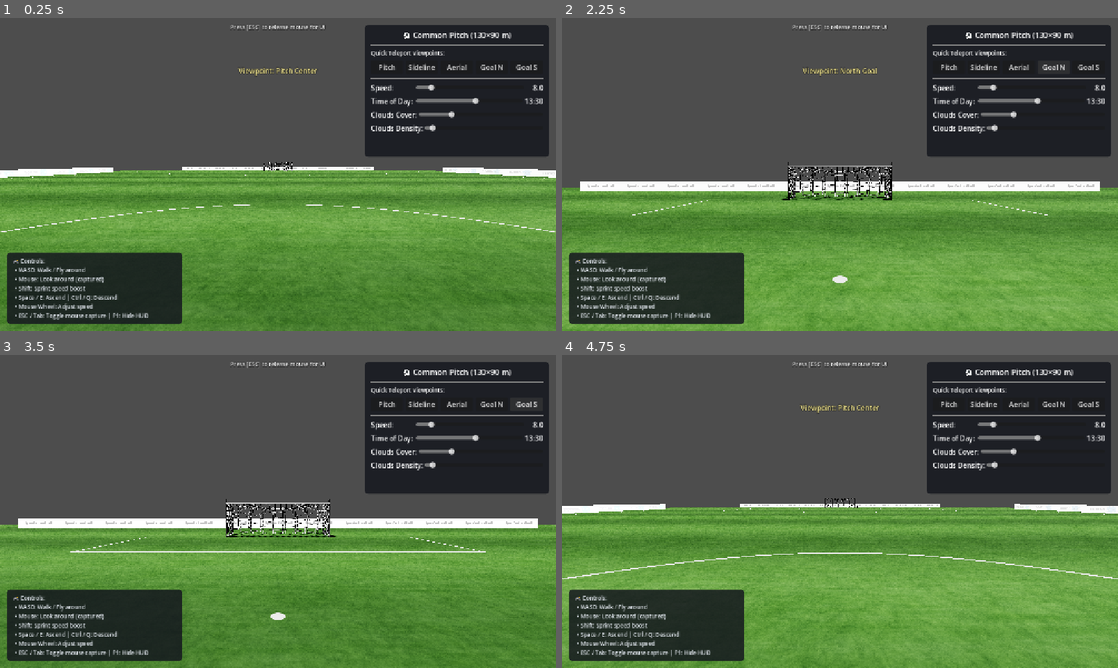
Above: before the commit, frames 1-4 (two rows, left to right).
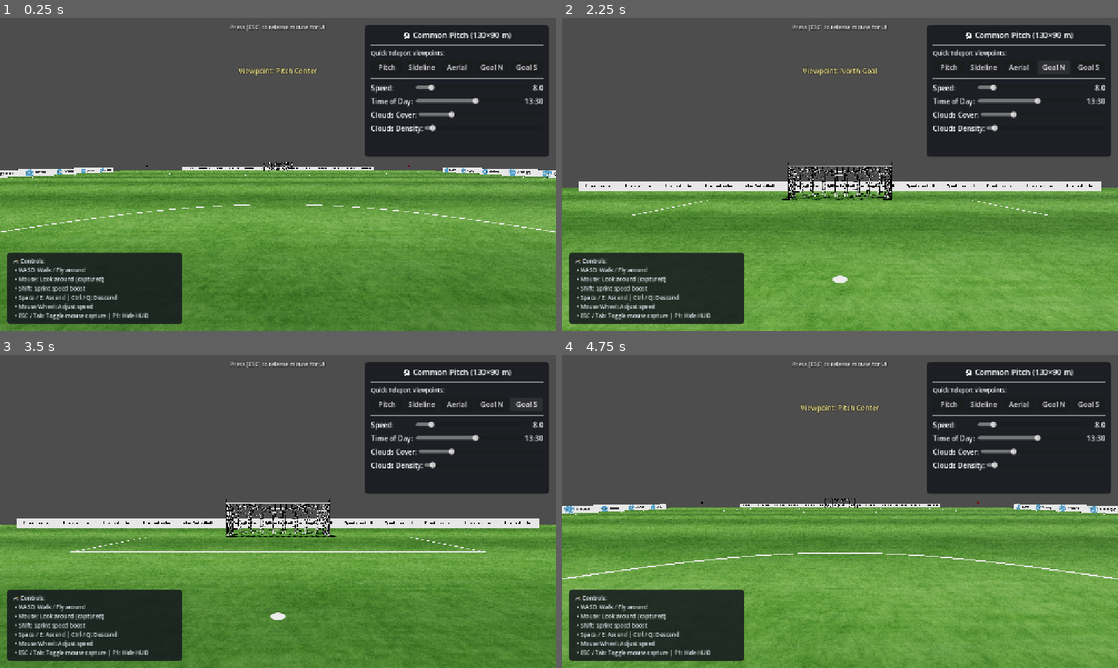
Above: after the commit, the same moments.

Repository: opengofootball/GoStadiumDemo
Game: Godot game, scene res://Main.tscn
The game is run twice, just before and just after one commit, with the same random seed, the same clock (stepped at 60 frames per second) and the same inputs.
Inputs (mouse positions are in pixels of both pictures, inside the frame that each line leads up to):
- Up to frame 1 (0.25 s): no input
- Up to frame 2 (2.25 s): click "Sideline" at 0.5 s; click "Aerial" at 1.25 s; click "Goal N" at 2 s
- Up to frame 3 (3.5 s): click "Goal S" at 2.75 s
- Up to frame 4 (4.75 s): tap Enter at 3.5 s; move the mouse to (867, 511) at 3.52 s; hold Shift (sprint) 3.53-4.28 s; hold W (move_forward) from 3.53 s (still down); click (867, 511) at 3.67 s; move the mouse to (812, 511) at 4.27 s; tap 1 (view_pitch) at 4.35 s

The runs differ from the first frame. In frame 1, 0.3% of the frame differs, in the area x 0-100%, y 47-52%; in frame 2, 0.3%; in frame 3, 0.3%, in the area x 3-97%, y 52-56%; in frame 4, 0.3%.

Commit message:
Fix ad banner washout and make boards double-sided with blackout core
- Banner materials now UNSHADED (true-color LED look): removes sun+emission
  overexposure that washed logos out to white at distance
- Each board is now a holder with Front (faces pitch), Back (faces stands,
  rotated 180 so text reads correctly from outside, not mirrored) and a dark
  BoxMesh Core between them that blocks light/image bleed and adds a real frame
- Front and Back get independent material instances, both driven by the same
  5s inverted rotation (touchlines 0/1, goal lines 1/0)
- Dynamic aspect-correct tiling still applied per face (22x touch, 13x goal)

Diff:
--- a/pitch/ad_banner_goal_material.tres
+++ b/pitch/ad_banner_goal_material.tres
@@ -5,10 +5,7 @@
 [resource]
 resource_name = "AdBannerGoal"
 cull_mode = 2
-roughness = 0.35
-emission_enabled = true
-emission = Color(0.7, 0.7, 0.7, 1)
-emission_texture = ExtResource("1_tex")
+shading_mode = 0
 albedo_texture = ExtResource("1_tex")
-uv1_scale = Vector3(4, 1, 1)
-texture_filter = 2
+emission_enabled = false
+texture_filter = 3
--- a/pitch/ad_banner_touchline_material.tres
+++ b/pitch/ad_banner_touchline_material.tres
@@ -5,10 +5,7 @@
 [resource]
 resource_name = "AdBannerTouchline"
 cull_mode = 2
-roughness = 0.35
-emission_enabled = true
-emission = Color(0.7, 0.7, 0.7, 1)
-emission_texture = ExtResource("1_tex")
+shading_mode = 0
 albedo_texture = ExtResource("1_tex")
-uv1_scale = Vector3(6, 1, 1)
-texture_filter = 2
+emission_enabled = false
+texture_filter = 3
--- a/pitch/common_pitch.gd
+++ b/pitch/common_pitch.gd
@@ -6,6 +6,8 @@
 ## This script rotates the LED ad panels like real broadcast hoardings: each board
 ## displays a static sponsor banner for ad_change_interval seconds, then flips to the
 ## next one. Touchline (W/E) and goal-line (N/S) boards run inverted against each other.
+## Each panel is double-sided (a Front face toward the pitch and a Back face toward the
+## stands, separated by a dark Core that blocks light bleed between the two sides).
 
 @export var enable_ad_boards: bool = true
 @export var ad_change_interval: float = 5.0
@@ -13,12 +15,12 @@
 ## banners from res://assets/ads/. Drag more PNGs into this array to extend the rotation.
 @export var ad_textures: Array[Texture2D] = []
 
-## Panels keep a constant horizontal tiling of sponsor logos across the board length.
-## The repeat count is computed dynamically from the banner's aspect ratio and the
-## board dimensions so banners are never stretched (see _set_banner).
+# Panels keep a constant horizontal tiling of sponsor logos across the board length.
+# The repeat count is computed dynamically from the banner's aspect ratio and the
+# board dimensions so banners are never stretched (see _set_banner).
 
-var _touch_panels: Array[MeshInstance3D] = []
-var _goal_panels: Array[MeshInstance3D] = []
+var _touch_panels: Array[Node3D] = []
+var _goal_panels: Array[Node3D] = []
 var _timer: float = 0.0
 var _phase: int = 0
 
@@ -33,16 +35,19 @@
 
 	if panels:
 		for b in panels.get_children():
-			var mi = b as MeshInstance3D
-			if mi == null or not (mi.material_override is StandardMaterial3D):
+			var holder = b as Node3D
+			if holder == null:
 				continue
-			# Duplicate so each panel owns its material and can show a different banner
-			var mat = mi.material_override.duplicate() as StandardMaterial3D
-			mi.material_override = mat
-			if mi.name.begins_with("AdPanel_Touch"):
-				_touch_panels.append(mi)
-			elif mi.name.begins_with("AdPanel_Goal"):
-				_goal_panels.append(mi)
+			# Give each face its own material instance so all four boards can be
+			# driven independently (front/back stay in sync within a board).
+			for face_name in ["Front", "Back"]:
+				var face = holder.get_node_or_null(face_name) as MeshInstance3D
+				if face and face.material_override is StandardMaterial3D:
+					face.material_override = (face.material_override as StandardMaterial3D).duplicate()
+			if holder.name.begins_with("AdPanel_Touch"):
+				_touch_panels.append(holder)
+			elif holder.name.begins_with("AdPanel_Goal"):
+				_goal_panels.append(holder)
 
 	_apply_phase()
 
@@ -60,35 +65,36 @@
 	# Touchlines start on banner 0, goal lines start on banner 1 (inverted rotation)
 	var touch_idx := _phase % n
 	var goal_idx := (_phase + 1) % n
-	for mi in _touch_panels:
-		_set_banner(mi, ad_textures[touch_idx])
-	for mi in _goal_panels:
-		_set_banner(mi, ad_textures[goal_idx])
+	for holder in _touch_panels:
+		_set_banner(holder, ad_textures[touch_idx])
+	for holder in _goal_panels:
+		_set_banner(holder, ad_textures[goal_idx])
 
-func _set_banner(mi: MeshInstance3D, tex: Texture2D) -> void:
-	var mat := mi.material_override as StandardMaterial3D
-	if mat == null or tex == null:
+func _set_banner(holder: Node3D, tex: Texture2D) -> void:
+	if tex == null:
 		return
-	mat.albedo_texture = tex
-	if mat.emission_enabled:
-		mat.emission_texture = tex
+	for face_name in ["Front", "Back"]:
+		var face := holder.get_node_or_null(face_name) as MeshInstance3D
+		if face == null:
+			continue
+		var mat := face.material_override as StandardMaterial3D
+		if mat == null:
+			continue
+		mat.albedo_texture = tex
 
-	# Compute the number of horizontal repeats so each banner keeps its native aspect
-	# ratio and is never stretched. The board's physical size is taken from its QuadMesh.
-	var board_size := Vector2.ZERO
-	if mi.mesh is QuadMesh:
-		board_size = (mi.mesh as QuadMesh).size
-
-	var board_len: float = board_size.x
-	var board_h: float = board_size.y
-	var tw: int = tex.get_width()
-	var th: int = tex.get_height()
-
-	if board_len > 0.0 and board_h > 0.0 and tw > 0 and th > 0:
-		# One banner block spans (board_h * aspect) metres wide to keep the texture square.
-		var banner_width_m := board_h * (float(tw) / float(th))
-		var repeats := int(round(board_len / banner_width_m))
-		mat.uv1_scale = Vector3(maxi(1, repeats), 1.0, 1.0)
+		# Compute horizontal repeats so each banner keeps its native aspect ratio
+		# and is never stretched. Board size comes from the face's QuadMesh.
+		var board_size := Vector2.ZERO
+		if face.mesh is QuadMesh:
+			board_size = (face.mesh as QuadMesh).size
+		var board_len: float = board_size.x
+		var board_h: float = board_size.y
+		var tw: int = tex.get_width()
+		var th: int = tex.get_height()
+		if board_len > 0.0 and board_h > 0.0 and tw > 0 and th > 0:
+			var banner_width_m := board_h * (float(tw) / float(th))
+			var repeats := int(round(board_len / banner_width_m))
+			mat.uv1_scale = Vector3(maxi(1, repeats), 1.0, 1.0)
 
 func _ensure_textures() -> void:
 	if ad_textures.size() > 0:
--- a/pitch/common_pitch.tscn
+++ b/pitch/common_pitch.tscn
@@ -20,6 +20,18 @@
 size = Vector2(56, 1.05)
 orientation = 2
 
+[sub_resource type="BoxMesh" id="BoxMesh_core_touch"]
+size = Vector3(93, 1.05, 0.14)
+
+[sub_resource type="BoxMesh" id="BoxMesh_core_goal"]
+size = Vector3(56, 1.05, 0.14)
+
+[sub_resource type="StandardMaterial3D" id="StandardMaterial3D_core"]
+resource_name = "AdPanelCore"
+albedo_color = Color(0.06, 0.06, 0.07, 1)
+roughness = 0.9
+metallic = 0.0
+
 [node name="CommonPitch" type="Node3D"]
 script = ExtResource("1_script")
 
@@ -36,40 +48,96 @@
 
 [node name="AdPanels" type="Node3D" parent="."]
 
-[node name="AdPanel_Touch_W" type="MeshInstance3D" parent="AdPanels"]
-transform = Transform3D(-4.37114e-08, 0, -1, 0, 1, 0, 1, 0, -4.37114e-08, -37.5, 0.525, 0)
+[node name="AdPanel_Touch_W" type="Node3D" parent="AdPanels"]
+transform = Transform3D(0, 0, 1, 0, 1, 0, -1, 0, 0, -37.5, 0.525, 0)
+
+[node name="Front" type="MeshInstance3D" parent="AdPanels/AdPanel_Touch_W"]
+transform = Transform3D(1, 0, 0, 0, 1, 0, 0, 0, 1, 0, 0, 0.071)
 mesh = SubResource("QuadMesh_touch")
 material_override = ExtResource("3_touch_mat")
 extra_cull_margin = 20.0
 
-[node name="AdPanel_Touch_E" type="MeshInstance3D" parent="AdPanels"]
-transform = Transform3D(-4.37114e-08, 0, 1, 0, 1, 0, -1, 0, -4.37114e-08, 37.5, 0.525, 0)
+[node name="Back" type="MeshInstance3D" parent="AdPanels/AdPanel_Touch_W"]
+transform = Transform3D(-1, 0, 8.74228e-08, 0, 1, 0, -8.74228e-08, 0, -1, 0, 0, -0.071)
 mesh = SubResource("QuadMesh_touch")
 material_override = ExtResource("3_touch_mat")
 extra_cull_margin = 20.0
 
-[node name="AdPanel_Goal_N" type="MeshInstance3D" parent="AdPanels"]
+[node name="Core" type="MeshInstance3D" parent="AdPanels/AdPanel_Touch_W"]
+mesh = SubResource("BoxMesh_core_touch")
+material_override = SubResource("StandardMaterial3D_core")
+extra_cull_margin = 20.0
+
+[node name="AdPanel_Touch_E" type="Node3D" parent="AdPanels"]
+transform = Transform3D(0, 0, -1, 0, 1, 0, 1, 0, 0, 37.5, 0.525, 0)
+
+[node name="Front" type="MeshInstance3D" parent="AdPanels/AdPanel_Touch_E"]
+transform = Transform3D(1, 0, 0, 0, 1, 0, 0, 0, 1, 0, 0, 0.071)
+mesh = SubResource("QuadMesh_touch")
+material_override = ExtResource("3_touch_mat")
+extra_cull_margin = 20.0
+
+[node name="Back" type="MeshInstance3D" parent="AdPanels/AdPanel_Touch_E"]
+transform = Transform3D(-1, 0, 8.74228e-08, 0, 1, 0, -8.74228e-08, 0, -1, 0, 0, -0.071)
+mesh = SubResource("QuadMesh_touch")
+material_override = ExtResource("3_touch_mat")
+extra_cull_margin = 20.0
+
+[node name="Core" type="MeshInstance3D" parent="AdPanels/AdPanel_Touch_E"]
+mesh = SubResource("BoxMesh_core_touch")
+material_override = SubResource("StandardMaterial3D_core")
+extra_cull_margin = 20.0
+
+[node name="AdPanel_Goal_N" type="Node3D" parent="AdPanels"]
 transform = Transform3D(1, 0, 0, 0, 1, 0, 0, 0, 1, 0, 0.525, -60)
+
+[node name="Front" type="MeshInstance3D" parent="AdPanels/AdPanel_Goal_N"]
+transform = Transform3D(1, 0, 0, 0, 1, 0, 0, 0, 1, 0, 0, 0.071)
 mesh = SubResource("QuadMesh_goal")
 material_override = ExtResource("4_goal_mat")
 extra_cull_margin = 20.0
 
-[node name="AdPanel_Goal_S" type="MeshInstance3D" parent="AdPanels"]
-transform = Transform3D(-1, 0, -8.74228e-08, 0, 1, 0, 8.74228e-08, 0, -1, 0, 0.525, 60)
+[node name="Back" type="MeshInstance3D" parent="AdPanels/AdPanel_Goal_N"]
+transform = Transform3D(-1, 0, 8.74228e-08, 0, 1, 0, -8.74228e-08, 0, -1, 0, 0, -0.071)
 mesh = SubResource("QuadMesh_goal")
 material_override = ExtResource("4_goal_mat")
+extra_cull_margin = 20.0
+
+[node name="Core" type="MeshInstance3D" parent="AdPanels/AdPanel_Goal_N"]
+mesh = SubResource("BoxMesh_core_goal")
+material_override = SubResource("StandardMaterial3D_core")
+extra_cull_margin = 20.0
+
+[node name="AdPanel_Goal_S" type="Node3D" parent="AdPanels"]
+transform = Transform3D(-1, 0, -8.74228e-08, 0, 1, 0, 8.74228e-08, 0, -1, 0, 0.525, 60)
+
+[node name="Front" type="MeshInstance3D" parent="AdPanels/AdPanel_Goal_S"]
+transform = Transform3D(1, 0, 0, 0, 1, 0, 0, 0, 1, 0, 0, 0.071)
+mesh = SubResource("QuadMesh_goal")
+material_override = ExtResource("4_goal_mat")
+extra_cull_margin = 20.0
+
+[node name="Back" type="MeshInstance3D" parent="AdPanels/AdPanel_Goal_S"]
+transform = Transform3D(-1, 0, 8.74228e-08, 0, 1, 0, -8.74228e-08, 0, -1, 0, 0, -0.071)
+mesh = SubResource("QuadMesh_goal")
+material_override = ExtResource("4_goal_mat")
+extra_cull_margin = 20.0
+
+[node name="Core" type="MeshInstance3D" parent="AdPanels/AdPanel_Goal_S"]
+mesh = SubResource("BoxMesh_core_goal")
+material_override = SubResource("StandardMaterial3D_core")
 extra_cull_margin = 20.0
 
 [node name="CornerFlags" type="Node3D" parent="."]
 
 [node name="Flag_NW" parent="CornerFlags" instance=ExtResource("5_flag")]
-transform = Transform3D(0.543583, 0, -0.839356, 0, 1, 0, 0.839356, 0, 0.543583, -34, 0, -52.5)
+transform = Transform3D(0.543583, 0, 0.839356, 0, 1, 0, -0.839356, 0, 0.543583, -34, 0, -52.5)
 
 [node name="Flag_NE" parent="CornerFlags" instance=ExtResource("5_flag")]
-transform = Transform3D(-0.543583, 0, -0.839356, 0, 1, 0, 0.839356, 0, -0.543583, 34, 0, -52.5)
+transform = Transform3D(-0.543583, 0, 0.839356, 0, 1, 0, -0.839356, 0, -0.543583, 34, 0, -52.5)
 
 [node name="Flag_SW" parent="CornerFlags" instance=ExtResource("5_flag")]
-transform = Transform3D(0.543583, 0, 0.839356, 0, 1, 0, -0.839356, 0, 0.543583, -34, 0, 52.5)
+transform = Transform3D(0.543583, 0, -0.839356, 0, 1, 0, 0.839356, 0, 0.543583, -34, 0, 52.5)
 
 [node name="Flag_SE" parent="CornerFlags" instance=ExtResource("5_flag")]
-transform = Transform3D(-0.543583, 0, 0.839356, 0, 1, 0, -0.839356, 0, -0.543583, 34, 0, 52.5)
+transform = Transform3D(-0.543583, 0, -0.839356, 0, 1, 0, 0.839356, 0, -0.543583, 34, 0, 52.5)
Not shown: 1 places in pitch/common_pitch.tscn that only renumber resources
